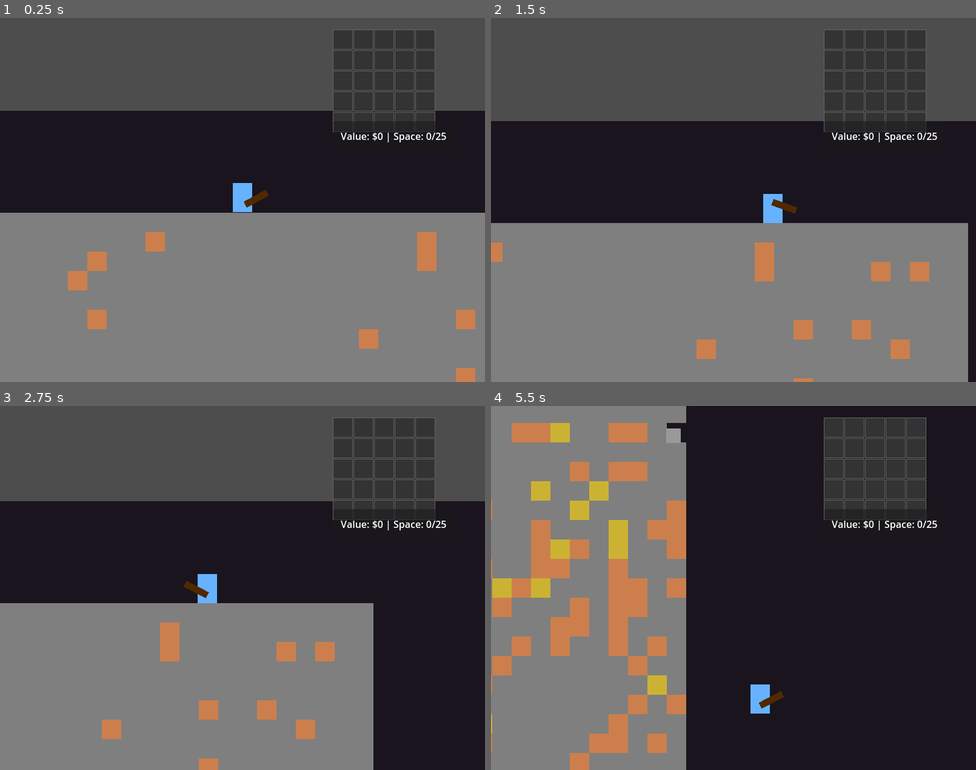
Above: before the commit, frames 1-4 (two rows, left to right).
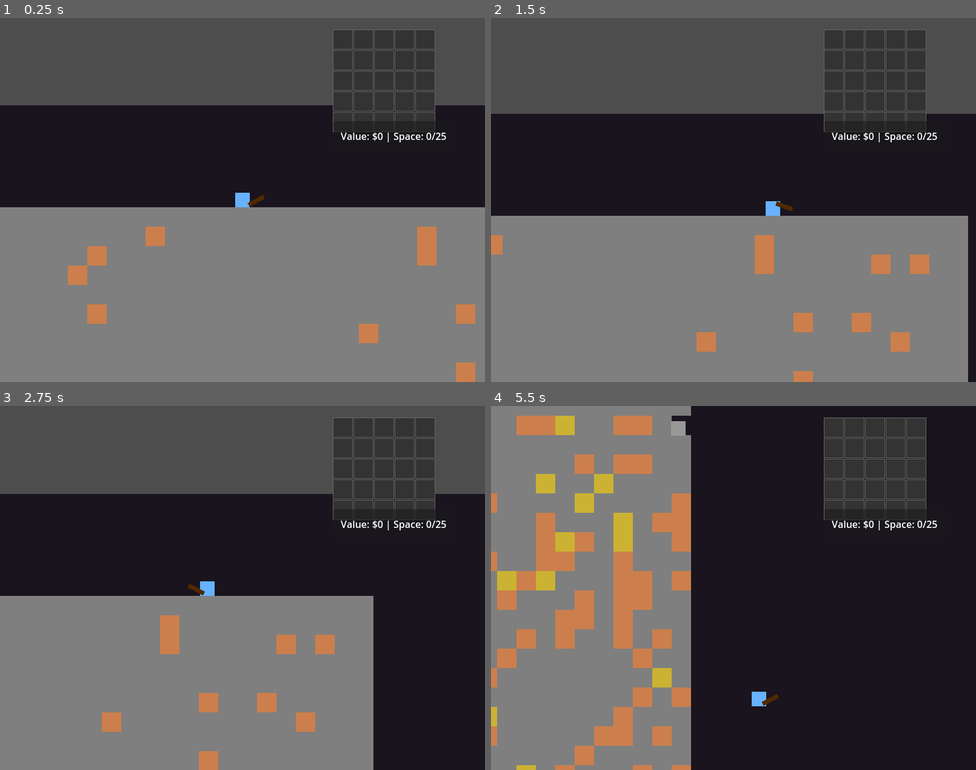
Above: after the commit, the same moments.

Repository: Tommi377/cave-packer
Game: Godot game, scene res://content/levels/mine_level.tscn
Same seed, same stepped clock (60 frames per second), same inputs: the game is played once before the commit and once after it.
Inputs (mouse positions are in pixels of both pictures, inside the frame that each line leads up to):
- Up to frame 1 (0.25 s): no input
- Up to frame 2 (1.5 s): tap Enter (ui_accept) at 0.5 s; move the mouse to (883, 90) at 0.52 s; press the mouse at (883, 90) at 0.53 s; hold D (move_right) from 0.53 s (still down); tap Space (jump) at 0.77 s; move the mouse to (636, 218) at 1.27 s; release the mouse at (636, 218) at 1.28 s; click (636, 218) at 1.35 s
- Up to frame 3 (2.75 s): tap Space (jump) at 1.52 s; move the mouse to (291, 507) at 2.02 s; release D (move_right) at 2.03 s; press the mouse at (291, 507) at 2.03 s; hold A (move_left) from 2.03 s (still down)
- Up to frame 4 (5.5 s): move the mouse to (709, 660) at 2.77 s; release A (move_left) at 2.78 s; release the mouse at (709, 660) at 2.78 s; hold D (move_right) 2.78-4.28 s; click (709, 660) at 2.85 s; tap Space (jump) at 3.02, 3.77, 4.52 s; move the mouse to (879, 642) at 3.52 s; press the mouse at (879, 642) at 3.53 s; move the mouse to (588, 533) at 4.27 s; release the mouse at (588, 533) at 4.28 s; hold A (move_left) 4.28-5.03 s; click (588, 533) at 4.35 s; move the mouse to (757, 588) at 5.02 s; press the mouse at (757, 588) at 5.03 s; hold D (move_right) from 5.03 s (still down)

The runs differ from the first frame. In frame 1, 3.8% of the frame differs, in the area x 0-100%, y 24-97%; in frame 2, 5.0%; in frame 3, 4.5%; in frame 4, 9.9%, in the area x 0-61%, y 0-100%.

Commit message:
better mining

Diff:
--- a/content/player/player.gd
+++ b/content/player/player.gd
@@ -130,16 +130,28 @@
 	is_attacking = false
 
 func detect_and_break_blocks() -> void:
-	# Calculate the position to check for blocks based on facing direction
-	var check_offset := Vector2(pickaxe_range if facing_right else -pickaxe_range, 0)
-	var check_position := global_position + check_offset
+	# Determine mining direction based on input
+	var mine_direction := Vector2.ZERO
+
+	# Check for directional input
+	if Input.is_action_pressed("move_up"):
+		# Mining upward
+		mine_direction = Vector2(0, -16) # One tile up (16 pixels)
+	elif Input.is_action_pressed("move_down"):
+		# Mining downward
+		mine_direction = Vector2(0, 16) # One tile down
+	else:
+		# Mining forward (left or right based on facing direction)
+		mine_direction = Vector2(16 if facing_right else -16, 0)
+
+	var check_position := global_position + mine_direction
 
 	# Find the tilemap in the scene
 	var tilemap = get_tree().get_first_node_in_group("tilemap")
 	if tilemap and tilemap.has_method("break_tile_at_position"):
 		var broke_tile = tilemap.break_tile_at_position(check_position)
 		if broke_tile:
-			print("Broke tile at: ", check_position)
+			print("Broke tile at: ", check_position, " (direction: ", mine_direction, ")")
 		else:
 			print("No tile to break at: ", check_position)
 	else:
--- a/content/player/player.tscn
+++ b/content/player/player.tscn
@@ -7,7 +7,7 @@
 [sub_resource type="CanvasTexture" id="CanvasTexture_2rga7"]
 
 [sub_resource type="RectangleShape2D" id="RectangleShape2D_player"]
-size = Vector2(16, 24)
+size = Vector2(12, 12)
 
 [sub_resource type="Animation" id="Animation_2rga7"]
 length = 0.001
@@ -85,13 +85,13 @@
 modulate = Color(0.4, 0.7, 1, 1)
 texture = SubResource("CanvasTexture_3vyb7")
 region_enabled = true
-region_rect = Rect2(0, 0, 16, 24)
+region_rect = Rect2(0, 0, 12, 12)
 
 [node name="Pickaxe" type="Sprite2D" parent="Visual"]
 modulate = Color(0.31308666, 0.16161871, 1.2032687e-07, 1)
 position = Vector2(11.328146, 0.7371212)
 rotation = -0.49702013
-scale = Vector2(20.797216, 5.5)
+scale = Vector2(14.422941, 3.593186)
 texture = SubResource("CanvasTexture_2rga7")
 
 [node name="CollisionShape2D" type="CollisionShape2D" parent="."]
--- a/project.godot
+++ b/project.godot
@@ -35,6 +35,12 @@
 , Object(InputEventKey,"resource_local_to_scene":false,"resource_name":"","device":-1,"window_id":0,"alt_pressed":false …(186 unchanged characters)…
 ]
 }
+move_up={
+"deadzone": 0.2,
+"events": [Object(InputEventKey,"resource_local_to_scene":false,"resource_name":"","device":-1,"window_id":0,"alt_pressed":false,"shift_pressed":false,"ctrl_pressed":false,"meta_pressed":false,"pressed":false,"keycode":0,"physical_keycode":87,"key_label":0,"unicode":119,"location":0,"echo":false,"script":null)
+, Object(InputEventKey,"resource_local_to_scene":false,"resource_name":"","device":0,"window_id":0,"alt_pressed":false,"shift_pressed":false,"ctrl_pressed":false,"meta_pressed":false,"pressed":false,"keycode":0,"physical_keycode":4194320,"key_label":0,"unicode":0,"location":0,"echo":false,"script":null)
+]
+}
 move_down={
 "deadzone": 0.5,
 "events": [Object(InputEventKey,"resource_local_to_scene":false,"resource_name":"","device":-1,"window_id":0,"alt_press …(192 unchanged characters)…
@@ -44,8 +50,6 @@
 jump={
 "deadzone": 0.5,
 "events": [Object(InputEventKey,"resource_local_to_scene":false,"resource_name":"","device":-1,"window_id":0,"alt_press …(191 unchanged characters)…
-, Object(InputEventKey,"resource_local_to_scene":false,"resource_name":"","device":-1,"window_id":0,"alt_pressed":false,"shift_pressed":false,"ctrl_pressed":false,"meta_pressed":false,"pressed":false,"keycode":0,"physical_keycode":87,"key_label":0,"unicode":119,"location":0,"echo":false,"script":null)
-, Object(InputEventKey,"resource_local_to_scene":false,"resource_name":"","device":-1,"window_id":0,"alt_pressed":false,"shift_pressed":false,"ctrl_pressed":false,"meta_pressed":false,"pressed":false,"keycode":0,"physical_keycode":4194320,"key_label":0,"unicode":0,"location":0,"echo":false,"script":null)
 ]
 }
 attack={
